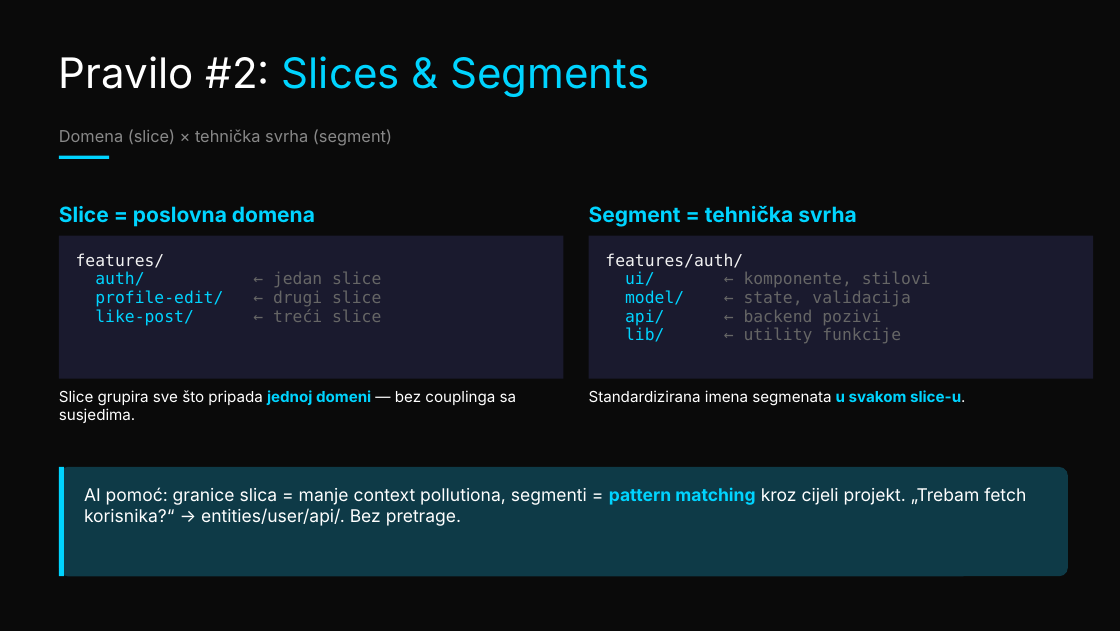
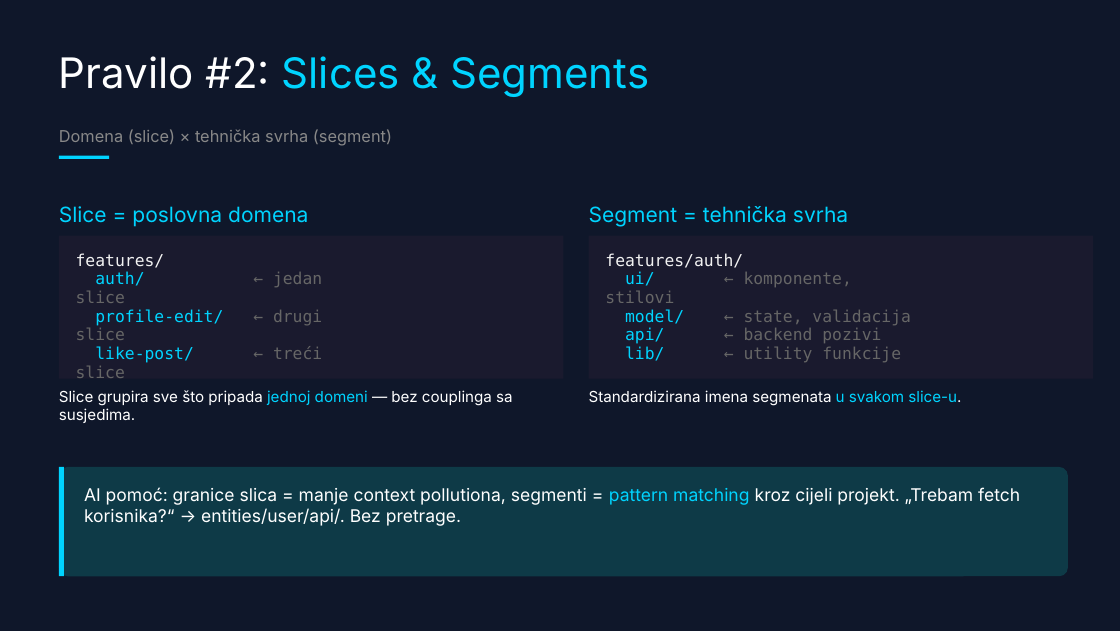
Before and after one commit to doksara/debug-presentation, a slide deck: slide 29 of frontend-arhitektura--dark-tech-with-fsd.pptx (slide 30 before the commit). Drawn at 1120x631 pixels with LibreOffice and Linux fonts; fonts in the diff are those of the drawing. Boxes give left, top, right and bottom in pixels: in the first picture for what was removed or moved away, otherwise in the second. Text is boxed around its words. In the diff, an @@ line names an element or a change of style, - is before the commit and + after.

```diff
--- a/frontend-arhitektura--dark-tech-with-fsd.pptx
+++ b/frontend-arhitektura--dark-tech-with-fsd.pptx
@@ background #0A0A0A to #0F172A @@
@@ text "Slice = poslovna domena" at bbox=[59, 206, 308, 227]: bold off @@
@@ text "Segment = tehnička svrha" at bbox=[589, 206, 848, 227]: bold off @@
@@ text "features/" rewrapped from bbox=[76, 253, 381, 322] to bbox=[76, 253, 322, 363] @@
@@ text "features/auth/" rewrapped from bbox=[605, 253, 931, 343] to bbox=[605, 253, 911, 362] @@
@@ text "Slice grupira sve što pripada ..." at bbox=[59, 390, 513, 423]: bold off in "jednoj domeni" @@
@@ text "Standardizirana imena segmenata u svakom ..." at bbox=[589, 390, 961, 405]: bold off in "u svakom slice-u." @@
@@ text "AI pomoć: granice slica = ..." at bbox=[84, 487, 1020, 526]: bold off in "pattern matching" @@
```
Also in this commit, not shown: 12 other slides changed, 4 slides added, 4 slides removed, 2 other files.
